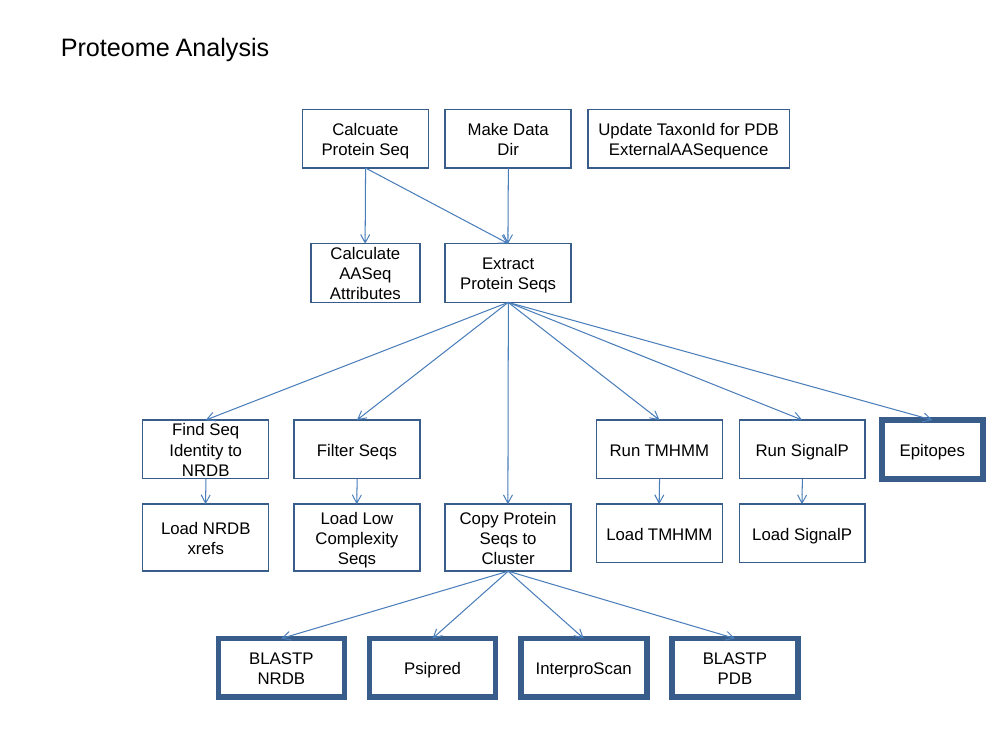
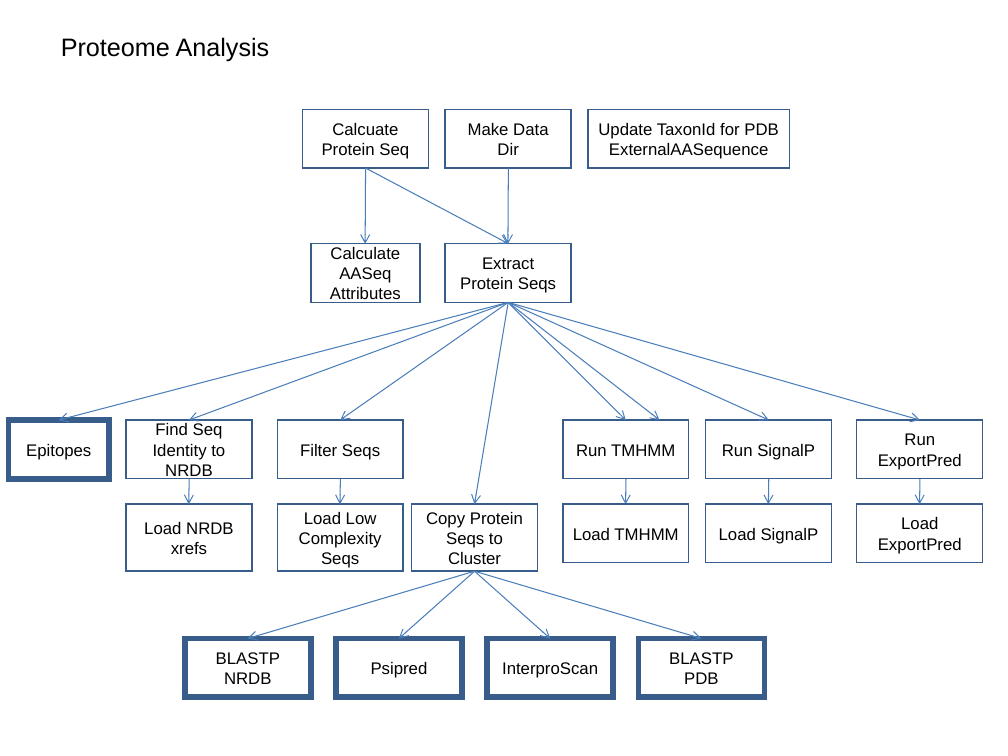
Before and after one commit to VEuPathDB/ApiCommonData, a slide deck: slide 6 of Load/doc/workflow/AnalysisWorkflow.ppt (slide 5 before the commit). Drawn at 1008x756 pixels with LibreOffice and Linux fonts; fonts in the diff are those of the drawing. Boxes give left, top, right and bottom in pixels: in the first picture for what was removed or moved away, otherwise in the second. Text is boxed around its words. In the diff, an @@ line names an element or a change of style, - is before the commit and + after.

```diff
--- a/Load/doc/workflow/AnalysisWorkflow.ppt
+++ b/Load/doc/workflow/AnalysisWorkflow.ppt
@@ arrow added from (508, 302) to (58, 420), #4A7EBB 0.74 pt @@
@@ arrow moved from (508, 302) - (206, 420) to (508, 302) - (188, 420) @@
@@ arrow moved from (508, 302) - (357, 420) to (508, 302) - (340, 420) @@
@@ arrow moved from (508, 302) - (508, 504) to (508, 302) - (475, 504) @@
@@ arrow moved from (508, 302) - (932, 420) to (508, 302) - (920, 420) @@
@@ arrow moved from (508, 302) - (802, 420) to (508, 302) - (769, 420) @@
@@ arrow added from (508, 302) to (626, 420), #4A7EBB 0.74 pt @@
@@ rectangle "Epitopes": place and size @@
-rectangle "Epitopes" at <box>882,420,983,479</box>
+rectangle "Epitopes" at <box>8,420,109,479</box>
@@ rectangle added at <box>857,420,983,479</box>, outline #385D8A 0.99 pt, 12 pt, text #000000 @@
+Run ExportPred
@@ arrow moved from (206, 479) - (206, 504) to (190, 479) - (188, 504) @@
@@ 4 rectangles, 1 arrow: place and size @@
-4 rectangles, 1 arrow at <box>143,420,420,572</box>
+4 rectangles, 1 arrow at <box>126,420,403,572</box>
@@ 9 rectangles, 6 arrows: place and size @@
-9 rectangles, 6 arrows at <box>219,420,865,697</box>
+9 rectangles, 6 arrows at <box>184,420,832,697</box>
@@ arrow added from (920, 479) to (919, 504), #4A7EBB 0.74 pt @@
@@ rectangle added at <box>857,504,983,562</box>, outline #385D8A 0.99 pt, 12 pt, text #000000 @@
+Load ExportPred
```
Also in this commit, not shown: 4 other slides changed, 7 slides added.
